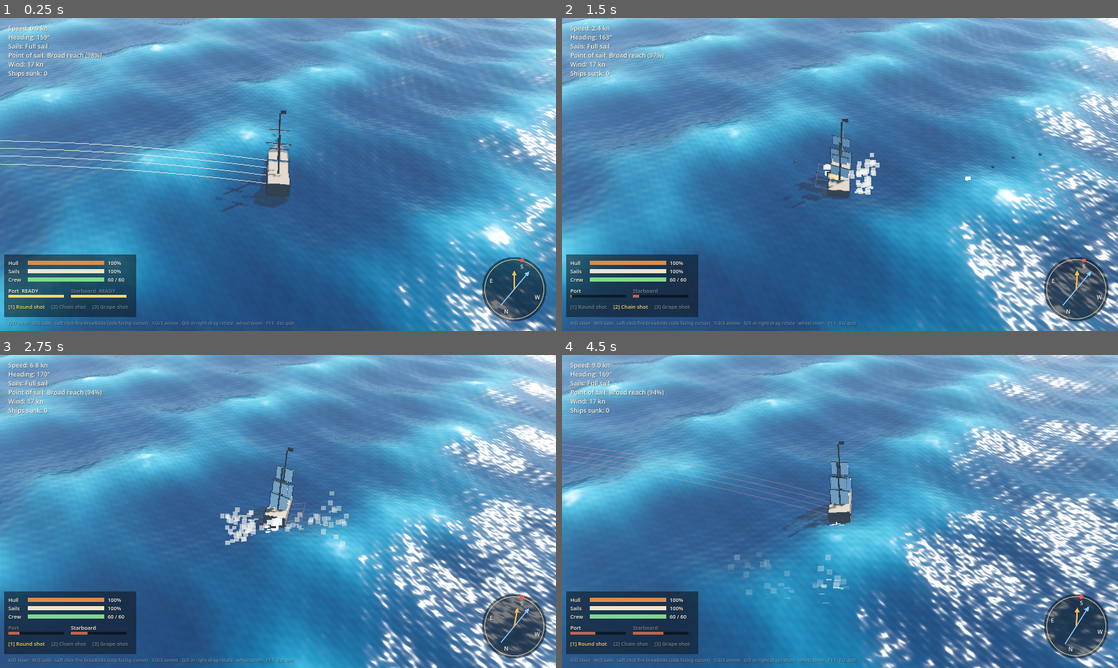
Above: before the commit, frames 1-4 (two rows, left to right).
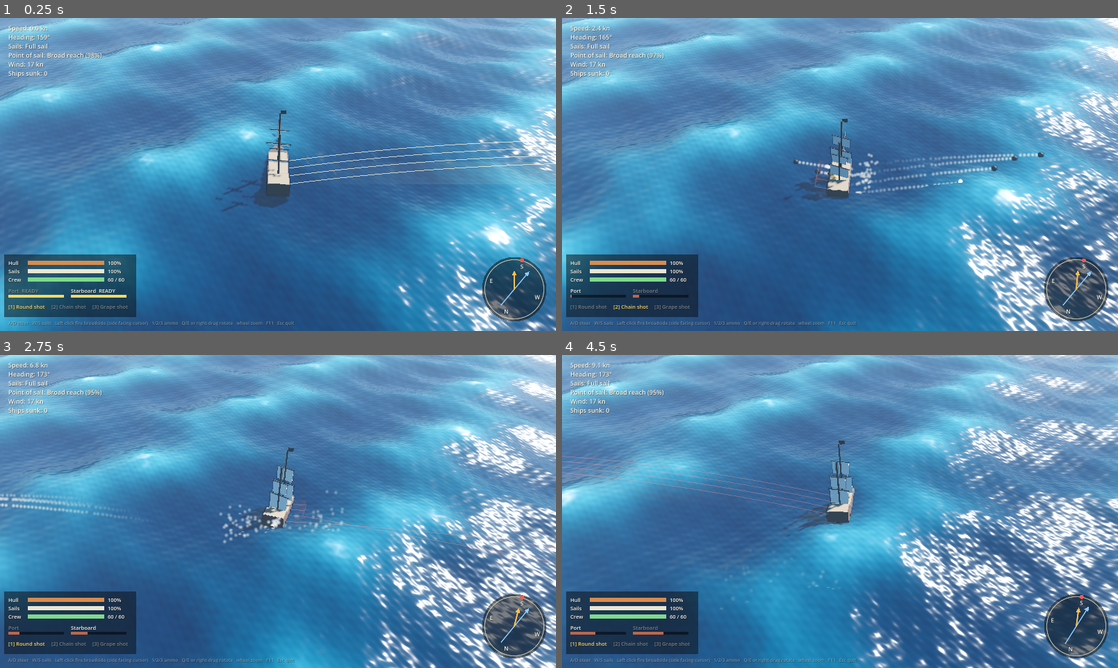
Above: after the commit, the same moments.

Repository: thedoddsays/barrelsOfSilver
Game: Godot game, scene res://scenes/main.tscn
Same seed, same stepped clock (60 frames per second), same inputs: the game is played once before the commit and once after it.
Inputs (mouse positions are in pixels of both pictures, inside the frame that each line leads up to):
- Up to frame 1 (0.25 s): no input
- Up to frame 2 (1.5 s): move the mouse to (962, 158) at 0.52 s; hold D (steer_right) 0.53-1.25 s; hold 2 (ammo_chain) 0.53-1.25 s; click (962, 158) at 0.67 s; drag from (728, 190) to (812, 237) at 1.27 s
- Up to frame 3 (2.75 s): move the mouse to (333, 442) at 2.02 s; hold D (steer_right) from 2.03 s (still down); hold 1 (ammo_round) from 2.03 s (still down)
- Up to frame 4 (4.5 s): release D (steer_right) at 2.75 s; release 1 (ammo_round) at 2.75 s; drag from (812, 574) to (673, 464) at 2.77 s; move the mouse to (1006, 558) at 3.52 s; hold A (steer_left) 3.53-4.25 s; tap E (cam_right) at 3.6 s; drag from (673, 464) to (756, 433) at 4.27 s

The runs differ from the first frame. In frame 1, 0.9% of the frame differs, in the area x 0-100%, y 39-88%; in frame 2, 1.3%; in frame 3, 7.0%; in frame 4, 17%, in the area x 0-100%, y 0-100%.

Commit message:
Combat playtest fixes: soft particles, stable aim arcs, gentler upwind
- Particles use a soft radial texture instead of square quads; wake is fainter.
- Cannonballs are drawn larger (visual only) and leave a smoke trail that
  lingers and fades after impact.
- Aim side has hysteresis near bow/stern so the arcs stop flickering.
- Shots no longer inherit ship velocity, so arcs stay square to the hull;
  AI leads using target velocity only. Arcs get a filled zone on the water.
- Head to wind gives 25-35% thrust instead of zero, irons is <30 deg, and the
  rudder keeps 50% bite at zero speed.

Co-Authored-By: Claude Opus 5.5 <noreply@anthropic.com>

Diff:
--- a/scripts/ai_captain.gd
+++ b/scripts/ai_captain.gd
@@ -110,10 +110,11 @@
 	var gun_range := Ship.ammo_range(_ammo)
 	if dist > gun_range * 0.95:
 		return
-	# Lead the target: the ball carries our own velocity, so use relative motion.
+	# Lead the target. Balls leave square to the hull and don't carry our own
+	# velocity, so only the target's motion matters.
 	var a: Dictionary = Ship.AMMO[_ammo]
 	var flight := dist / (float(a["speed"]) * 0.98)
-	var lead := to + _flat(target.linear_velocity - ship.linear_velocity) * flight
+	var lead := to + _flat(target.linear_velocity) * flight
 	# Only fire when the target fits inside the cone, so far shots need a finer aim.
 	var tolerance := clampf(atan2(TARGET_HALF_WIDTH, dist), 0.03, 0.14)
 	for side: int in [-1, 1]:
--- a/scripts/cannonball.gd
+++ b/scripts/cannonball.gd
@@ -12,6 +12,7 @@
 var ocean: Ocean
 
 var _life := 0.0
+var _trail: CPUParticles3D
 
 static var _mesh_cache := {}  # radius -> SphereMesh
 static var _material: StandardMaterial3D
@@ -20,15 +21,28 @@
 func _ready() -> void:
 	var a: Dictionary = Ship.AMMO[ammo]
 	var mi := MeshInstance3D.new()
-	mi.mesh = _ball_mesh(a["radius"])
+	# Drawn larger than the real ball (hit test is unaffected) so it reads from the high camera.
+	mi.mesh = _ball_mesh(maxf(float(a["radius"]) * 2.0, 0.3))
 	mi.cast_shadow = GeometryInstance3D.SHADOW_CASTING_SETTING_OFF
 	add_child(mi)
+	_trail = Fx.ball_trail()
+	add_child(_trail)
+	_trail.emitting = true
+
+
+## Leave the trail behind to fade out instead of vanishing with the ball.
+func _die() -> void:
+	if is_instance_valid(_trail):
+		_trail.reparent(get_parent())
+		_trail.emitting = false
+		get_tree().create_timer(_trail.lifetime + 0.1).timeout.connect(_trail.queue_free)
+	queue_free()
 
 
 func _physics_process(delta: float) -> void:
 	_life += delta
 	if _life > MAX_LIFETIME:
-		queue_free()
+		_die()
 		return
 
 	var from := global_position
@@ -40,7 +54,7 @@
 	var hit := get_world_3d().direct_space_state.intersect_ray(q)
 	if not hit.is_empty():
 		Fx.dust(get_parent(), hit["position"])
-		queue_free()
+		_die()
 		return
 
 	# Ships. Test the midpoint too so fast balls can't skip through a thin hull.
@@ -51,14 +65,14 @@
 			continue
 		if s.contains_point(mid) or s.contains_point(to):
 			s.take_hit(ammo, to, velocity)
-			queue_free()
+			_die()
 			return
 
 	global_position = to
 
 	if ocean and to.y < ocean.get_height(to.x, to.z):
 		Fx.splash(get_parent(), to, Ship.AMMO[ammo]["balls"] > 1)
-		queue_free()
+		_die()
 
 
 static func _ball_mesh(radius: float) -> SphereMesh:
--- a/scripts/fx.gd
+++ b/scripts/fx.gd
@@ -6,6 +6,7 @@
 
 
 ## Shared billboard quad that takes its colour from the particle colour ramp.
+## A soft radial-falloff texture makes each particle a round puff instead of a square.
 static func particle_quad() -> QuadMesh:
 	if _quad == null:
 		_quad = QuadMesh.new()
@@ -14,8 +15,49 @@
 		m.transparency = BaseMaterial3D.TRANSPARENCY_ALPHA
 		m.billboard_mode = BaseMaterial3D.BILLBOARD_PARTICLES
 		m.vertex_color_use_as_albedo = true
+		m.albedo_texture = _soft_dot()
 		_quad.material = m
 	return _quad
+
+
+static func _soft_dot() -> GradientTexture2D:
+	var g := Gradient.new()
+	g.offsets = PackedFloat32Array([0.0, 0.35, 1.0])
+	g.colors = PackedColorArray([Color(1, 1, 1, 1), Color(1, 1, 1, 0.6), Color(1, 1, 1, 0)])
+	var t := GradientTexture2D.new()
+	t.gradient = g
+	t.fill = GradientTexture2D.FILL_RADIAL
+	t.fill_from = Vector2(0.5, 0.5)
+	t.fill_to = Vector2(1.0, 0.5)
+	t.width = 64
+	t.height = 64
+	return t
+
+
+## Continuous smoke trail behind a cannonball so its flight is easy to follow.
+static func ball_trail() -> CPUParticles3D:
+	var p := CPUParticles3D.new()
+	p.amount = 40
+	p.lifetime = 0.7
+	p.local_coords = false
+	p.mesh = particle_quad()
+	p.cast_shadow = GeometryInstance3D.SHADOW_CASTING_SETTING_OFF
+	p.direction = Vector3.UP
+	p.spread = 180.0
+	p.initial_velocity_min = 0.0
+	p.initial_velocity_max = 0.4
+	p.gravity = Vector3.ZERO
+	p.scale_amount_min = 0.7
+	p.scale_amount_max = 1.1
+	var curve := Curve.new()
+	curve.add_point(Vector2(0.0, 0.6))
+	curve.add_point(Vector2(1.0, 1.6))
+	p.scale_amount_curve = curve
+	var ramp := Gradient.new()
+	ramp.set_color(0, Color(0.95, 0.93, 0.88, 0.75))
+	ramp.set_color(1, Color(0.85, 0.85, 0.85, 0.0))
+	p.color_ramp = ramp
+	return p
 
 
 static func muzzle(parent: Node, pos: Vector3, out: Vector3) -> void:
--- a/scripts/player_controller.gd
+++ b/scripts/player_controller.gd
@@ -22,6 +22,7 @@
 	m.transparency = BaseMaterial3D.TRANSPARENCY_ALPHA
 	m.vertex_color_use_as_albedo = true
 	m.no_depth_test = true  # stay visible through wave crests
+	m.cull_mode = BaseMaterial3D.CULL_DISABLED
 	_arc_view.material_override = m
 	add_child(_arc_view)  # parent is a plain Node, so this sits in world space
 
@@ -72,7 +73,15 @@
 		return  # cursor is on the sky
 	var hit := origin + dir * (-origin.y / dir.y)
 	var rel := hit - ship.global_position
-	aim_side = 1 if rel.dot(ship.global_basis.x) >= 0.0 else -1
+	rel.y = 0.0
+	var lateral := rel.dot(ship.side_dir(1))
+	# Hysteresis: only swap sides once the cursor is clearly across the centreline
+	# (a few metres, widening with distance ahead/astern), so the arcs don't flicker
+	# when the cursor sits near the bow or stern.
+	var along := absf(rel.dot(ship.side_dir(1).cross(Vector3.UP)))
+	var margin := 3.0 + along * 0.25
+	if lateral * aim_side < -margin:
+		aim_side = -aim_side
 
 
 ## One ballistic arc per gun out to where the ball lands, joined across the ends.
@@ -81,10 +90,12 @@
 	var loaded := ship.can_fire(aim_side)
 	var col := Color(1.0, 0.95, 0.75, 0.55) if loaded else Color(1.0, 0.45, 0.35, 0.22)
 	var step := 0.05
+	var starts: Array[Vector3] = []
 	var ends: Array[Vector3] = []
 	_arcs.surface_begin(Mesh.PRIMITIVE_LINES)
 	for g in Ship.GUN_Z.size():
 		var p := ship.gun_position(aim_side, g)
+		starts.append(p)
 		var v := ship.shot_velocity(aim_side, ammo)
 		for i in 80:
 			var prev := p
@@ -98,6 +109,25 @@
 		_line(ends[i], ends[i + 1], col)
 	_arcs.surface_end()
 
+	# Translucent danger zone on the water between the guns and the fall of shot.
+	var fill := Color(col, col.a * 0.35)
+	var near := Color(col, 0.0)
+	_arcs.surface_begin(Mesh.PRIMITIVE_TRIANGLES)
+	for i in starts.size() - 1:
+		var a0 := Vector3(starts[i].x, 0.2, starts[i].z)
+		var a1 := Vector3(starts[i + 1].x, 0.2, starts[i + 1].z)
+		var b0 := Vector3(ends[i].x, 0.2, ends[i].z)
+		var b1 := Vector3(ends[i + 1].x, 0.2, ends[i + 1].z)
+		_tri(a0, near, b0, fill, b1, fill)
+		_tri(a0, near, b1, fill, a1, near)
+	_arcs.surface_end()
+
+
+func _tri(a: Vector3, ca: Color, b: Vector3, cb: Color, c: Vector3, cc: Color) -> void:
+	for pair in [[a, ca], [b, cb], [c, cc]]:
+		_arcs.surface_set_color(pair[1])
+		_arcs.surface_add_vertex(pair[0])
+
 
 func _line(a: Vector3, b: Vector3, col: Color) -> void:
 	_arcs.surface_set_color(col)
--- a/scripts/ship.gd
+++ b/scripts/ship.gd
@@ -43,7 +43,7 @@
 @export var lateral_drag := 40000.0
 
 @export_group("Sailing")
-## Pirates!-style "game scale": ships move much faster than real ones so crossing the
+## Arcade "game scale": ships move much faster than real ones so crossing the
 ## map stays fun. Top speed is roughly 12 m/s on a broad reach in a good wind.
 @export var max_thrust := 160000.0
 @export var rudder_torque := 380000.0
@@ -183,14 +183,15 @@
 	return global_transform * Vector3(GUN_X * side, GUN_Y, GUN_Z[gun])
 
 
-## World velocity of a ball leaving a gun on `side` (includes the ship's own motion).
+## World velocity of a ball leaving a gun on `side`. Deliberately does NOT add the
+## ship's own motion: balls fly square to the hull, so the firing arcs stay fixed
+## relative to the ship and aiming is just "point the broadside at them".
 func shot_velocity(side: int, ammo: int, yaw_jitter_deg := 0.0, pitch_jitter_deg := 0.0) -> Vector3:
 	var a: Dictionary = AMMO[ammo]
 	var speed: float = a["speed"]
 	var elev := deg_to_rad(float(a["elevation"]) + pitch_jitter_deg)
 	var out := side_dir(side).rotated(Vector3.UP, deg_to_rad(yaw_jitter_deg))
-	var v := (out * cos(elev) + Vector3.UP * sin(elev)) * speed
-	return v + Vector3(linear_velocity.x, 0.0, linear_velocity.z)
+	return (out * cos(elev) + Vector3.UP * sin(elev)) * speed
 
 
 ## Approximate distance at which a ball of this type hits the water.
@@ -299,7 +300,7 @@
 	apply_torque(fwd * cross * heel_torque)
 
 	# --- Rudder ---------------------------------------------------------------
-	var authority := 0.25 + 0.75 * clampf(absf(_v_fwd) / full_rudder_speed, 0.0, 1.0)
+	var authority := 0.5 + 0.5 * clampf(absf(_v_fwd) / full_rudder_speed, 0.0, 1.0)
 	apply_torque(Vector3.UP * -steer_input * rudder_torque * authority * wet_frac)
 
 
@@ -332,20 +333,23 @@
 	apply_impulse(-out * 2500.0, muzzle - global_position)  # recoil rocks the hull
 
 
-## Square-riggers can't point high: dead in irons inside ~40 degrees of the wind,
-## happiest on a broad reach, a touch slower dead downwind.
+## Arcade-forgiving point-of-sail curve: slow but never stopped dead head to wind
+## (so you keep steerage and can always turn out of it), best on a broad reach,
+## a touch slower dead downwind.
+const IRONS_DEG := 30.0
+
 func _efficiency(off_deg: float) -> float:
-	if off_deg < 40.0:
-		return 0.0
+	if off_deg < IRONS_DEG:
+		return remap(off_deg, 0.0, IRONS_DEG, 0.25, 0.35)
 	if off_deg < 90.0:
-		return remap(off_deg, 40.0, 90.0, 0.0, 0.8)
+		return remap(off_deg, IRONS_DEG, 90.0, 0.35, 0.85)
 	if off_deg < 135.0:
-		return remap(off_deg, 90.0, 135.0, 0.8, 1.0)
-	return remap(off_deg, 135.0, 180.0, 1.0, 0.85)
+		return remap(off_deg, 90.0, 135.0, 0.85, 1.0)
+	return remap(off_deg, 135.0, 180.0, 1.0, 0.9)
 
 
 func _point_of_sail_name(off_deg: float) -> String:
-	if off_deg < 40.0:
+	if off_deg < IRONS_DEG:
 		return "In irons"
 	if off_deg < 70.0:
 		return "Close-hauled"
@@ -480,7 +484,7 @@
 	_wake.mesh = Fx.particle_quad()
 
 	var ramp := Gradient.new()
-	ramp.set_color(0, Color(1.0, 1.0, 1.0, 0.7))
+	ramp.set_color(0, Color(1.0, 1.0, 1.0, 0.45))
 	ramp.set_color(1, Color(1.0, 1.0, 1.0, 0.0))
 	_wake.color_ramp = ramp
 	add_child(_wake)
Not shown, changed: CLAUDE.md
